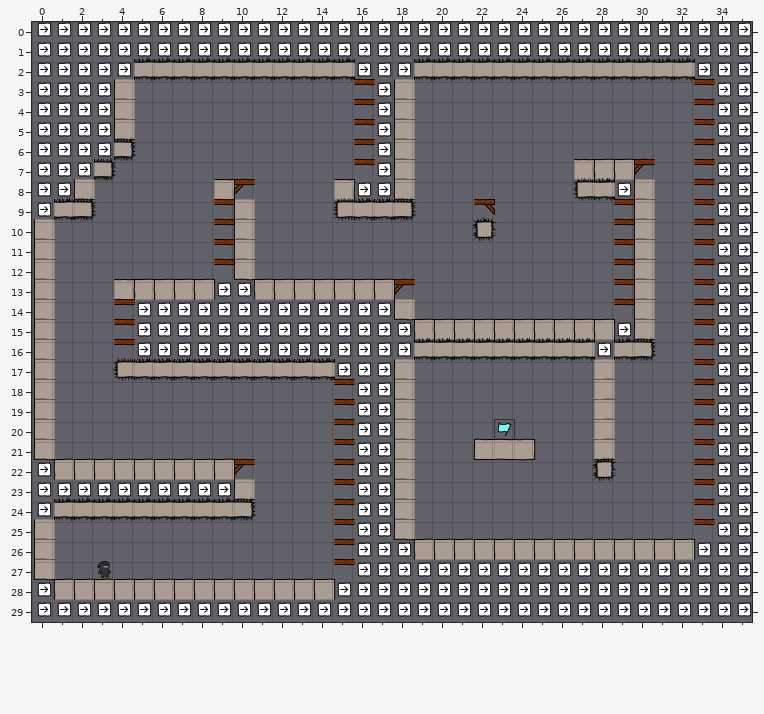
A Tiled map gets an edit: raw/levelconverter/maps/n2.tmx. The first picture shows the starting point.
Cells are 40x40 px. Shown: x 0..35, y 0..29.
Once edited:
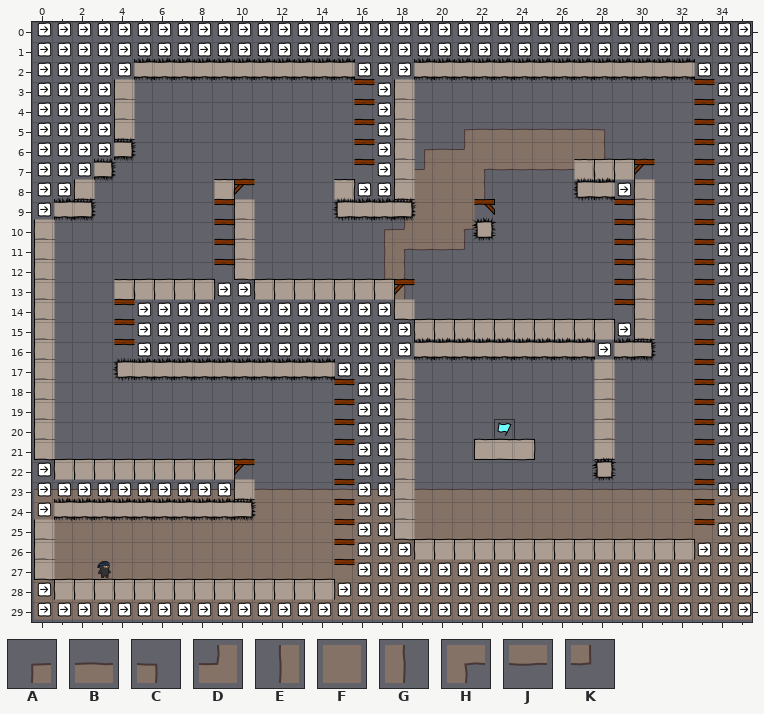
Key: from "background": A 0, B 1, C 2, D 3, E 8, F 9, G 10, H 12, J 17, K 18.
_ is an empty cell.
From old to new:
Layer "bg":
y 5: x 21..28 ________ -> ABBBBBBC
y 6: x 19..28 __________ -> ABDFFFFFFG
y 7: x 18..28 ___________ -> ADFFHJJJJJK
y 8: x 18..22 _____ -> EFFFG
y 9: x 18..21 ____ -> EFFF
y 10: x 17..21 _____ -> ADFFH
y 11: x 17..21 _____ -> EHJJK
y 12..13: x 17..18 __ -> EG
y 23: x 0..35 ____________________________________ -> BBBBBBBBBBBBBBBBBBBBBBBBBBBBBBBBBBBB
y 24..29: x 0..35 ____________________________________ -> FFFFFFFFFFFFFFFFFFFFFFFFFFFFFFFFFFFF
